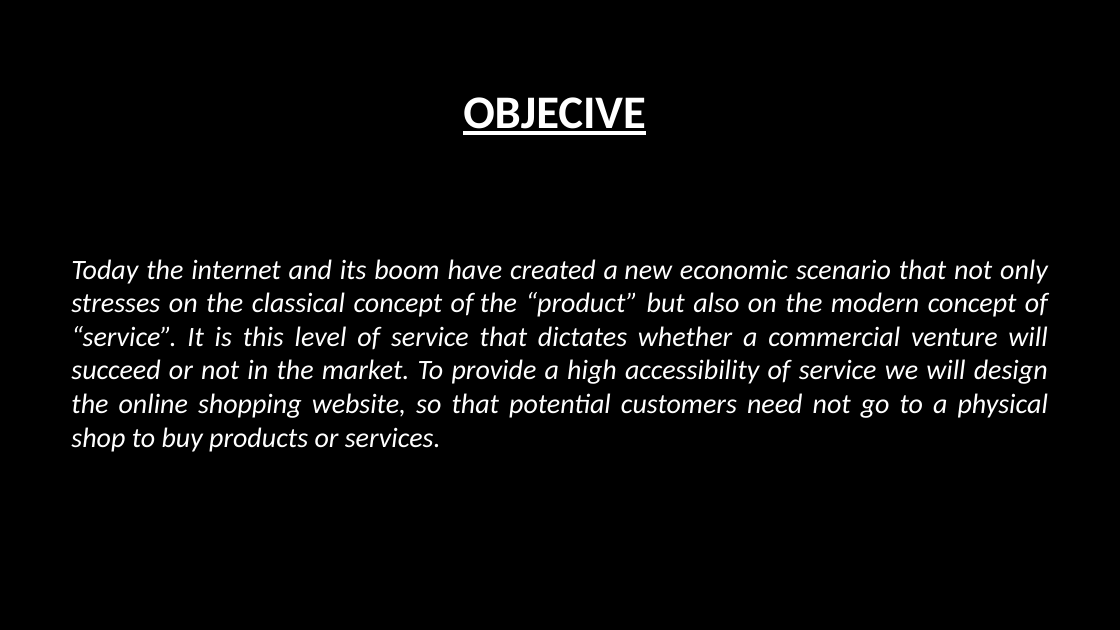
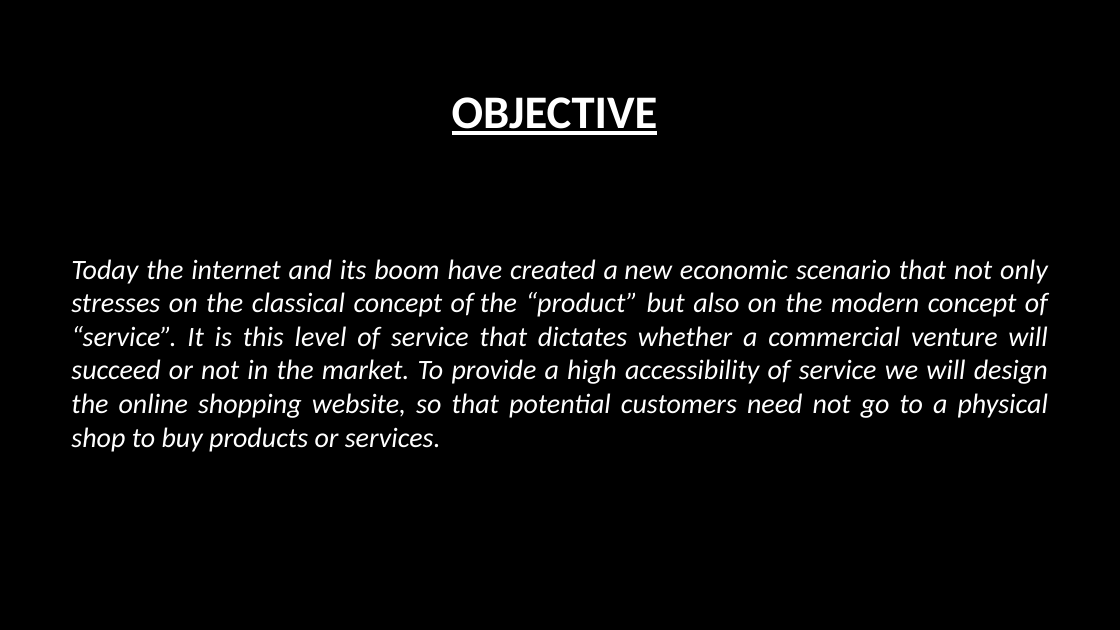
Before and after one commit to lalitgiri/Angular_Practice_Program, a slide deck: slide 3 of Ecommerce-Project/report data/project ppt.pptx. Drawn at 1120x630 pixels with LibreOffice and Linux fonts; fonts in the diff are those of the drawing; background and template pictures are left out. Boxes give left, top, right and bottom in pixels: in the first picture for what was removed or moved away, otherwise in the second. Text is boxed around its words. In the diff, an @@ line names an element or a change of style, - is before the commit and + after.

```diff
--- a/Ecommerce-Project/report data/project ppt.pptx
+++ b/Ecommerce-Project/report data/project ppt.pptx
@@ title at <box>452,97,658,135</box>: text changed @@
-OBJECIVE
+OBJECTIVE
```
Also in this commit, not shown: 3 other slides changed, 18 slides added, 23 other files.
